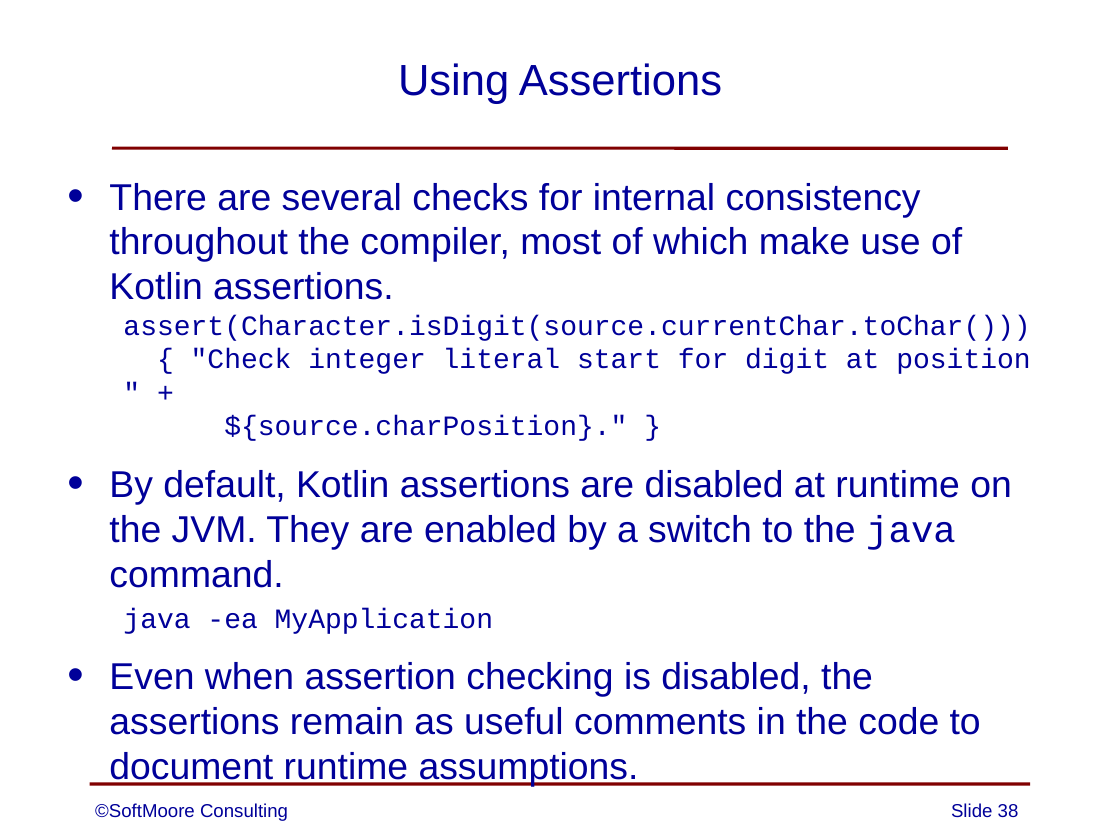
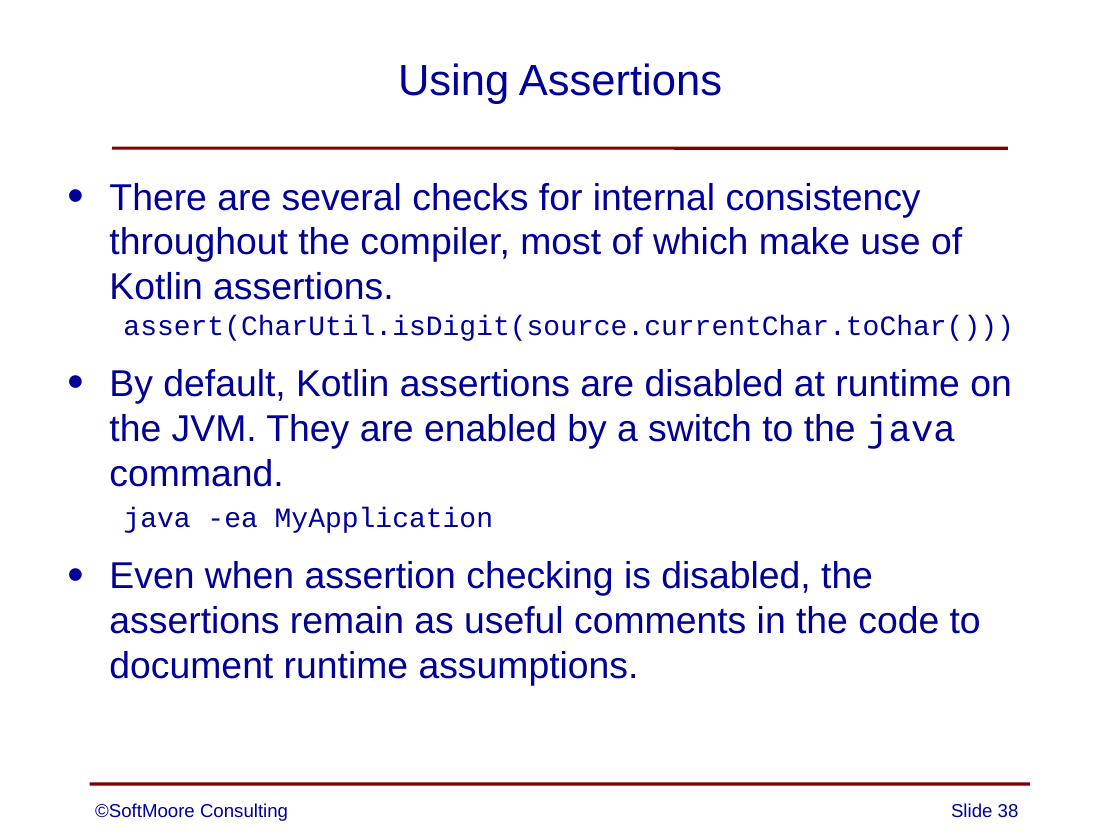
Before and after one commit to SoftMoore/CPRL-Kt-3rd, a slide deck: slide 38 of PowerPoints/05 - Lexical Analysis.pptx. Drawn at 1120x840 pixels with LibreOffice and Linux fonts; fonts in the diff are those of the drawing. Boxes give left, top, right and bottom in pixels: in the first picture for what was removed or moved away, otherwise in the second. Text is boxed around its words. In the diff, an @@ line names an element or a change of style, - is before the commit and + after.

```diff
--- a/PowerPoints/05 - Lexical Analysis.pptx
+++ b/PowerPoints/05 - Lexical Analysis.pptx
@@ text at (123, 315, 1013, 341): text changed @@
-  assert(Character.isDigit(source.currentChar.toChar()))
-  { "Check integer literal start for digit at position " +
-  ${source.charPosition}." }
+  assert(CharUtil.isDigit(source.currentChar.toChar()))
```
Also in this commit, not shown: 2 other slides changed, 2 other files.
